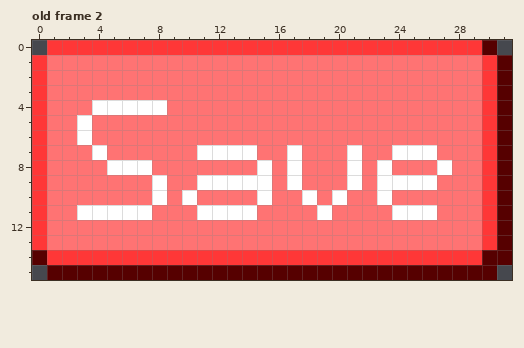
A pixel-art file gets an edit: aseprite/pauseMenu/savebutton.aseprite. That is the earlier state.
32x16 pixels, 7 frames. Colours within 5 levels of each other are drawn and written as one. Shown: old frame 2.
New version:
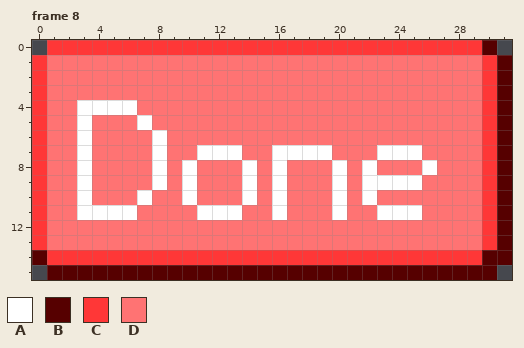
Palette (. is transparent): A #ffffff  B #560000  C #ff3737  D #ff7373
A new or re-ordered frame is compared with the old frame closest to it.
Changes in this commit:
{"change": "frames 7 -> 8"}
{"where": "frame 8 is new; against old frame 2"}
{"frame":8,"y":4,"x":3,"old":"D","new":"A"}
{"frame":8,"y":4,"x":7,"old":"AA","new":"DD"}
{"frame":8,"y":5,"x":7,"old":"D","new":"A"}
{"frame":8,"y":6,"x":8,"old":"D","new":"A"}
{"frame":8,"y":7,"x":3,"old":"DA","new":"AD"}
{"frame":8,"y":7,"x":8,"old":"D","new":"A"}
{"frame":8,"y":7,"x":14,"old":"A","new":"D"}
{"frame":8,"y":7,"x":16,"old":"D","new":"A"}
{"frame":8,"y":7,"x":18,"old":"DD","new":"AA"}
{"frame":8,"y":7,"x":21,"old":"A","new":"D"}
{"frame":8,"y":7,"x":23,"old":"D","new":"A"}
{"frame":8,"y":7,"x":26,"old":"A","new":"D"}
{"frame":8,"y":8,"x":3,"old":"D","new":"A"}
{"frame":8,"y":8,"x":5,"old":"AAAD","new":"DDDA"}
{"frame":8,"y":8,"x":10,"old":"D","new":"A"}
{"frame":8,"y":8,"x":14,"old":"DADA","new":"ADAD"}
{"frame":8,"y":8,"x":20,"old":"DADA","new":"ADAD"}
{"frame":8,"y":8,"x":26,"old":"DA","new":"AD"}
{"frame":8,"y":9,"x":3,"old":"D","new":"A"}
{"frame":8,"y":9,"x":10,"old":"DAAA","new":"ADDD"}
{"frame":8,"y":9,"x":15,"old":"ADA","new":"DAD"}
{"frame":8,"y":9,"x":20,"old":"DAD","new":"ADA"}
{"frame":8,"y":9,"x":26,"old":"A","new":"D"}
{"frame":8,"y":10,"x":3,"old":"D","new":"A"}
{"frame":8,"y":10,"x":7,"old":"DA","new":"AD"}
{"frame":8,"y":10,"x":14,"old":"DAD","new":"ADA"}
{"frame":8,"y":10,"x":18,"old":"A","new":"D"}
{"frame":8,"y":10,"x":22,"old":"DA","new":"AD"}
{"frame":8,"y":11,"x":7,"old":"A","new":"D"}
{"frame":8,"y":11,"x":14,"old":"A","new":"D"}
{"frame":8,"y":11,"x":16,"old":"D","new":"A"}
{"frame":8,"y":11,"x":19,"old":"AD","new":"DA"}
{"frame":8,"y":11,"x":23,"old":"D","new":"A"}
{"frame":8,"y":11,"x":26,"old":"A","new":"D"}
{"label":"changed","picture_box":[77,100,452,220]}
